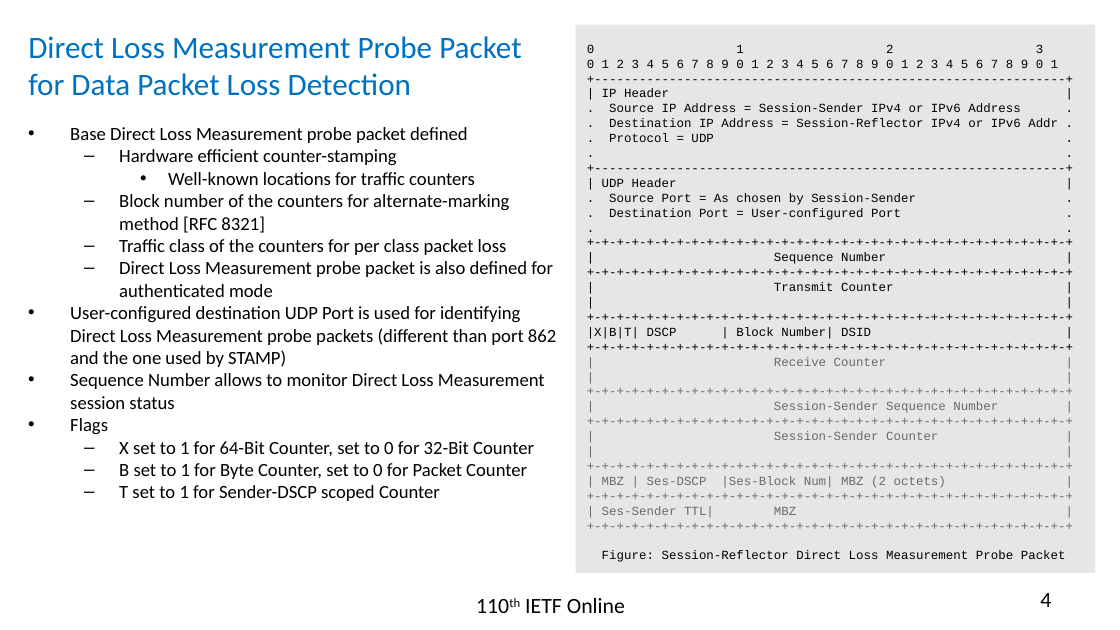
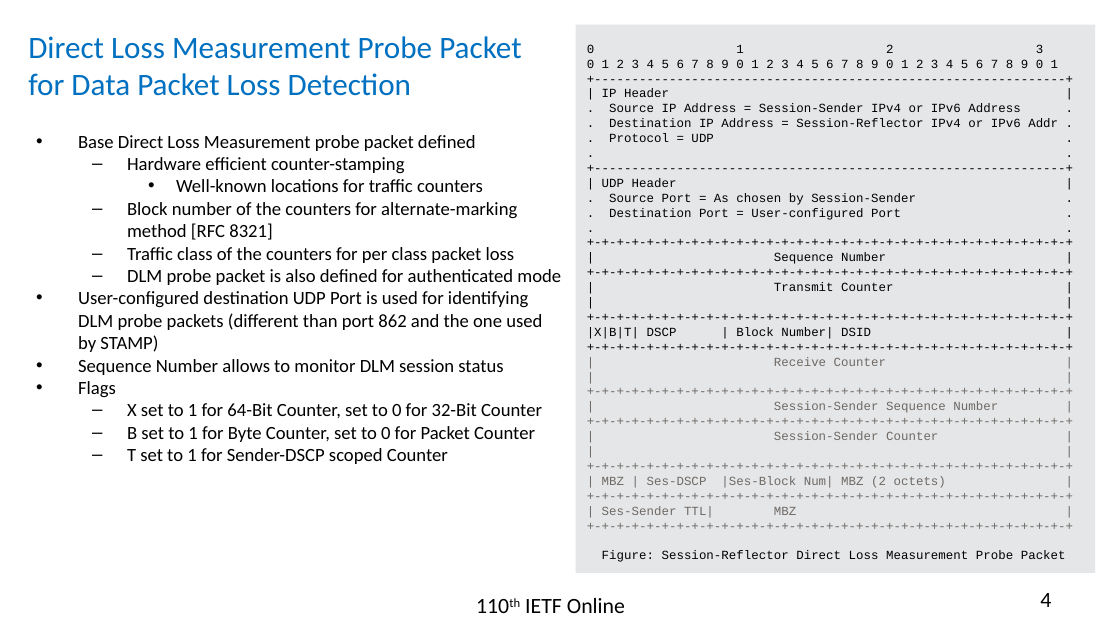
Before and after one commit to rakgandhi/ietf-slides, a slide deck: slide 4 of draft-gandhi-ippm-simple-direct-loss-00.pptx. Drawn at 1120x630 pixels with LibreOffice and Linux fonts; fonts in the diff are those of the drawing. Boxes give left, top, right and bottom in pixels: in the first picture for what was removed or moved away, otherwise in the second. Text is boxed around its words. In the diff, an @@ line names an element or a change of style, - is before the commit and + after.

```diff
--- a/draft-gandhi-ippm-simple-direct-loss-00.pptx
+++ b/draft-gandhi-ippm-simple-direct-loss-00.pptx
@@ text "Base Direct Loss Measurement probe ...": place and size @@
-text "Base Direct Loss Measurement probe ..." at bbox=[70, 127, 556, 501]
+text "Base Direct Loss Measurement probe ..." at bbox=[78, 135, 561, 464]
@@ text at bbox=[78, 269, 561, 375]: text changed @@
-  – Direct Loss Measurement probe packet is also defined for authenticated mode
-• User-configured destination UDP Port is used for identifying Direct Loss Measurement probe packets (different than port 862 and the one used by STAMP)
-• Sequence Number allows to monitor Direct Loss Measurement session status
+  – DLM probe packet is also defined for authenticated mode
+• User-configured destination UDP Port is used for identifying DLM probe packets (different than port 862 and the one used by STAMP)
+• Sequence Number allows to monitor DLM session status
```
Also in this commit, not shown: 2 other slides changed, 1 slide added, 1 other file.
